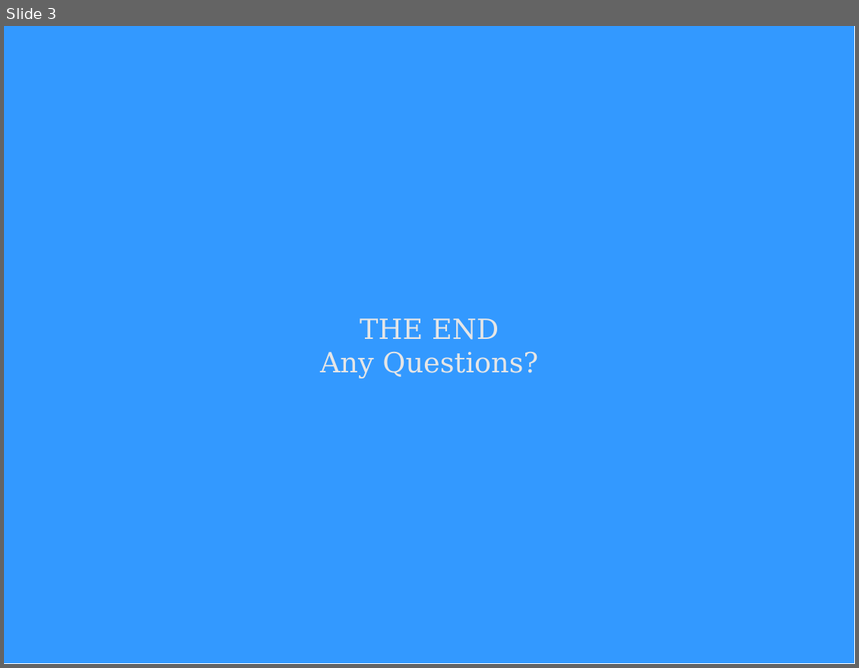
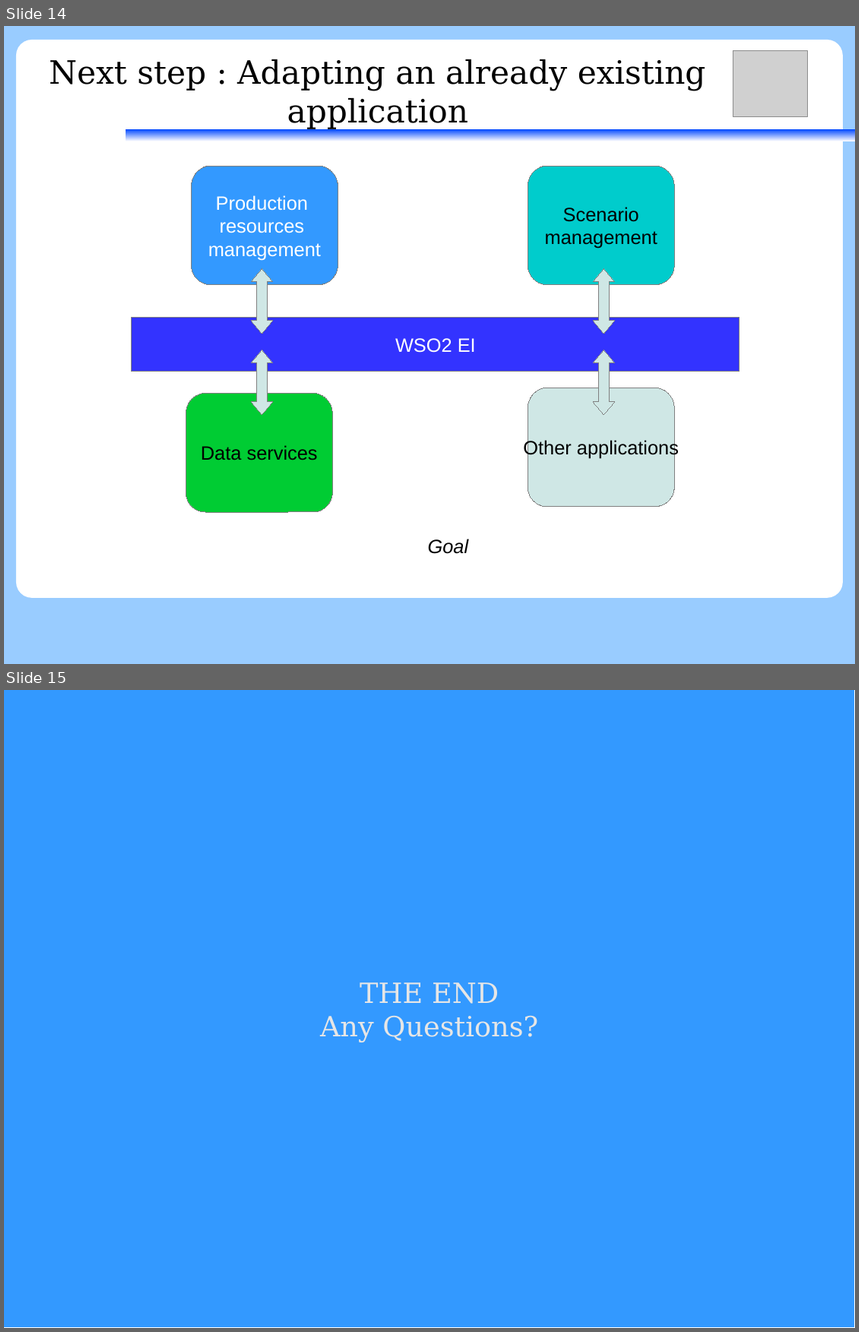
Before and after one commit to ramarijm/stageAI, a slide deck: presentation_ai.odp. Shown one above the other, each under a label of ours: slide 3 before the commit, slides 14 and 15 after it. The pictures are 859x668 and 859x1332 pixels, drawn with LibreOffice and Linux fonts; fonts in the diff are those of the drawing; grey boxes stand for pictures. Boxes give left, top, right and bottom in pixels: in the first picture for what was removed or moved away, otherwise in the second. Text is boxed around its words. In the diff, an @@ line names an element or a change of style, - is before the commit and + after.

```diff
--- a/presentation_ai.odp
+++ b/presentation_ai.odp
@@ slide 14 added at (4,26,855,664), background #99CCFF; not listed: 1 template element that a slide beside it also shows @@
@@ rounded rectangle added at (16,40,844,598), fill #FFFFFF @@
@@ title added at (49,59,706,129), 30 pt, text #000000 @@
+Next step : Adapting an already existing application
@@ picture added at (734,51,808,117) @@
@@ rounded rectangle added at (192,166,338,284), fill #3399FF, outline #808080 0 pt, 18 pt, text #FFFFFF @@
+Production
+resources
+management
@@ rounded rectangle added at (528,166,675,284), fill #00CCCC, outline #808080 0 pt, 18 pt, text #000000 @@
+Scenario
+management
@@ up down arrow added at (251,268,273,334), fill #CFE7E5, outline #808080 0 pt @@
@@ up down arrow added at (593,268,615,334), fill #CFE7E5, outline #808080 0 pt @@
@@ rectangle added at (132,317,740,371), fill #3333FF, outline #808080 0 pt, 18 pt, text #FFFFFF @@
+WSO2 EI
@@ up down arrow added at (251,351,273,415), fill #CFE7E5, outline #808080 0 pt @@
@@ up down arrow added at (593,351,615,415), fill #CFE7E5, outline #808080 0 pt @@
@@ rounded rectangle added at (528,389,675,507), fill #CFE7E5, outline #808080 0 pt, 18 pt, text #000000 @@
+Other applications
@@ rounded rectangle added at (186,394,333,512), fill #00CC33, outline #808080 0 pt, 18 pt, text #000000 @@
+Data services
@@ text added at (428,539,469,554), 18 pt, text #000000, italic @@
+Goal
@@ what was slide 3 is now slide 15 @@
```
Also in this commit, not shown: 1 slide changed, 12 other slides added, 1 slide removed, 2 other files.
